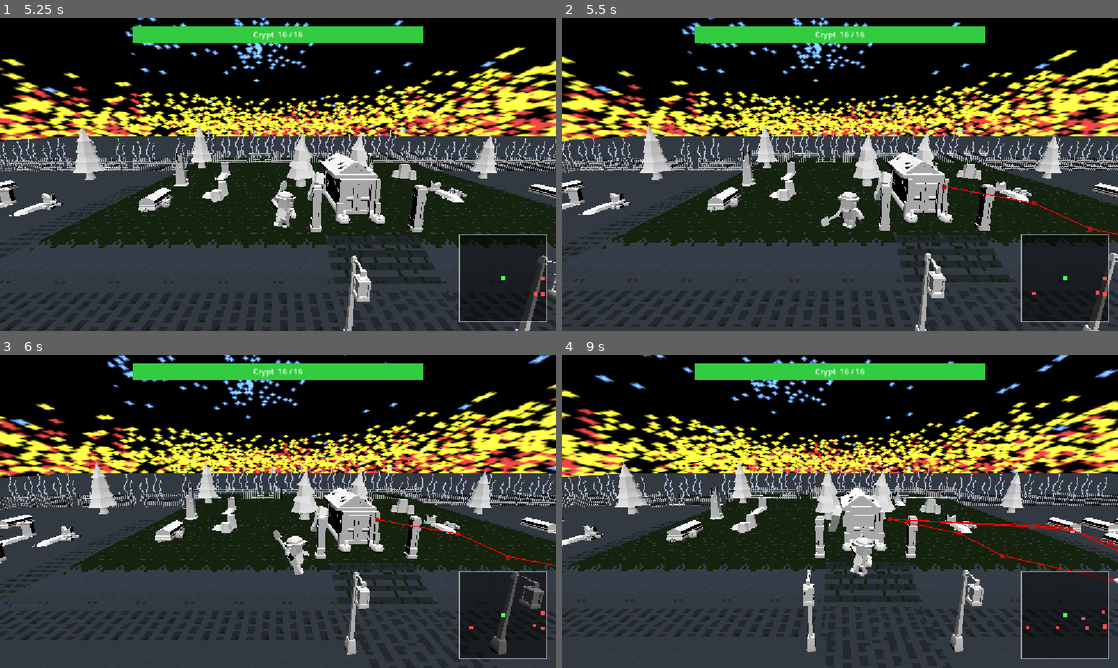
Above: before the commit, frames 1-4 (two rows, left to right).
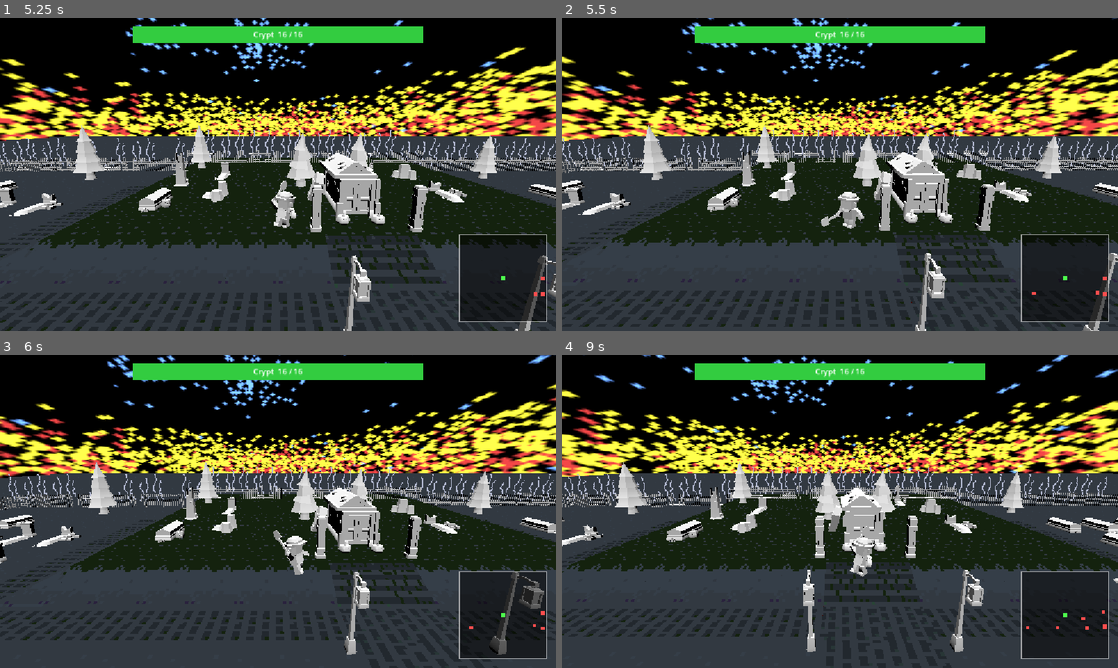
Above: after the commit, the same moments.

Repository: Hammster/GameJam-Oct-2026
Game: Godot game, scene res://Game.tscn
Same seed, same stepped clock (60 frames per second), same inputs: the game is played once before the commit and once after it.
Inputs:
- Up to frame 1 (5.25 s): hold D (move_right) 0.53-1.28 s; tap Space (attack) every 0.75 s from 0.6 to 5.1 s; hold S (move_back) 1.28-2.03 s; hold D (move_right) 2.03-2.78 s; hold W (move_forward) 2.78-3.53 s; hold A (move_left) 3.53-5.03 s; hold S (move_back) from 5.03 s (still down)
- Up to frame 2 (5.5 s): keep holding S (move_back)
- Up to frame 3 (6 s): release S (move_back) at 5.78 s; hold D (move_right) from 5.78 s (still down); tap Space (attack) at 5.85 s
- Up to frame 4 (9 s): release D (move_right) at 6.53 s; hold W (move_forward) 6.53-7.28 s; tap Space (attack) every 0.75 s from 6.6 to 8.85 s; hold D (move_right) 7.28-8.03 s; hold S (move_back) 8.03-8.78 s; hold A (move_left) from 8.78 s (still down)

Frame 1 is identical in both runs. In frame 2, 0.1% of the frame differs, in the area x 68-100%, y 53-70%; in frame 3, 0.1%; in frame 4, 0.4%, in the area x 58-100%, y 51-74%.

Commit message:
finishin touch

Diff:
--- a/Game.tscn
+++ b/Game.tscn
@@ -11,8 +11,6 @@
 [ext_resource type="Script" uid="uid://b0xnhihib01yw" path="res://radar.gd" id="7_radar"]
 [ext_resource type="AudioStream" uid="uid://cs0ef5jmyjns7" path="res://Assets/music/graveyard_loop.wav" id="8_2vekm"]
 [ext_resource type="Script" uid="uid://beqc2obe3ysxh" path="res://crypt_health.gd" id="8_crypt"]
-[ext_resource type="Script" uid="uid://b0xnhihib01yw" path="res://radar.gd" id="7_radar"]
-[ext_resource type="Script" uid="uid://beqc2obe3ysxh" path="res://crypt_health.gd" id="8_crypt"]
 [ext_resource type="Script" uid="uid://bxsxdmrmw7ouo" path="res://world_environment.gd" id="10_yx171"]
 
 [sub_resource type="NavigationMesh" id="NavigationMesh_sb48q"]
@@ -219,7 +217,6 @@
 [node name="MusicPlayer" type="AudioStreamPlayer" parent="." unique_id=712103095]
 stream = SubResource("AudioStreamInteractive_r0x5m")
 autoplay = true
-bus = &"Music"
 playback_type = 1
 
 [node name="WorldEnvironment" type="WorldEnvironment" parent="." unique_id=1168738032]
--- a/crypt_health.gd
+++ b/crypt_health.gd
@@ -9,13 +9,34 @@
 var hud_bar: ProgressBar
 var hud_label: Label
 var game_over_layer: CanvasLayer
+var win_layer: CanvasLayer
+var seen_skeletons := false
 
 
 func _ready() -> void:
 	add_to_group("crypt")
 	_create_hud()
-	_create_game_over()
+	game_over_layer = _create_overlay("GAME OVER", Color(0.7, 0.0, 0.0, 0.55), "Retry")
+	win_layer = _create_overlay("YOU WIN", Color(0.5, 0.1, 0.75, 0.55), "Play again")
 	_refresh()
+
+
+func _process(_delta: float) -> void:
+	if health <= 0 or win_layer.visible:
+		return
+	# Wait until every spawner has produced its skeleton.
+	for spawner in get_tree().get_nodes_in_group("spawners"):
+		if not spawner.spawned:
+			return
+	var alive := 0
+	for skeleton in get_tree().get_nodes_in_group("skeletons"):
+		if not skeleton.is_queued_for_deletion():
+			alive += 1
+	if alive > 0:
+		seen_skeletons = true
+	elif seen_skeletons:
+		win_layer.visible = true
+		get_tree().paused = true
 
 
 func take_damage(amount: int) -> void:
@@ -64,21 +85,21 @@
 	hud_label.set_anchors_and_offsets_preset(Control.PRESET_FULL_RECT)
 
 
-func _create_game_over() -> void:
-	game_over_layer = CanvasLayer.new()
-	game_over_layer.layer = 20
-	game_over_layer.visible = false
+func _create_overlay(title_text: String, color: Color, button_text: String) -> CanvasLayer:
+	var layer := CanvasLayer.new()
+	layer.layer = 20
+	layer.visible = false
 	# Must keep running while the tree is paused so the button works.
-	game_over_layer.process_mode = Node.PROCESS_MODE_ALWAYS
-	add_child(game_over_layer)
+	layer.process_mode = Node.PROCESS_MODE_ALWAYS
+	add_child(layer)
 
 	var dim := ColorRect.new()
-	dim.color = Color(0.7, 0.0, 0.0, 0.55)
-	game_over_layer.add_child(dim)
+	dim.color = color
+	layer.add_child(dim)
 	dim.set_anchors_and_offsets_preset(Control.PRESET_FULL_RECT)
 
 	var center := CenterContainer.new()
-	game_over_layer.add_child(center)
+	layer.add_child(center)
 	center.set_anchors_and_offsets_preset(Control.PRESET_FULL_RECT)
 
 	var box := VBoxContainer.new()
@@ -86,18 +107,19 @@
 	center.add_child(box)
 
 	var title := Label.new()
-	title.text = "GAME OVER"
+	title.text = title_text
 	title.horizontal_alignment = HORIZONTAL_ALIGNMENT_CENTER
 	title.add_theme_font_size_override("font_size", 72)
 	box.add_child(title)
 
-	var retry := Button.new()
-	retry.text = "Retry"
-	retry.custom_minimum_size = Vector2(200, 56)
-	retry.size_flags_horizontal = Control.SIZE_SHRINK_CENTER
-	retry.add_theme_font_size_override("font_size", 28)
-	retry.pressed.connect(_on_retry)
-	box.add_child(retry)
+	var button := Button.new()
+	button.text = button_text
+	button.custom_minimum_size = Vector2(200, 56)
+	button.size_flags_horizontal = Control.SIZE_SHRINK_CENTER
+	button.add_theme_font_size_override("font_size", 28)
+	button.pressed.connect(_on_retry)
+	box.add_child(button)
+	return layer
 
 
 func _on_retry() -> void:
--- a/skeleton/skeleton.tscn
+++ b/skeleton/skeleton.tscn
@@ -19,4 +19,3 @@
 
 [node name="NavigationAgent3D" type="NavigationAgent3D" parent="." unique_id=258568707]
 avoidance_enabled = true
-debug_enabled = true
--- a/skeleton/skeleton_spawner.gd
+++ b/skeleton/skeleton_spawner.gd
@@ -10,6 +10,7 @@
 
 
 func _ready() -> void:
+	add_to_group("spawners")
 	var map := get_world_3d().navigation_map
 	# The navigation map is empty until the server has synced at least once.
 	while NavigationServer3D.map_get_iteration_id(map) == 0:
